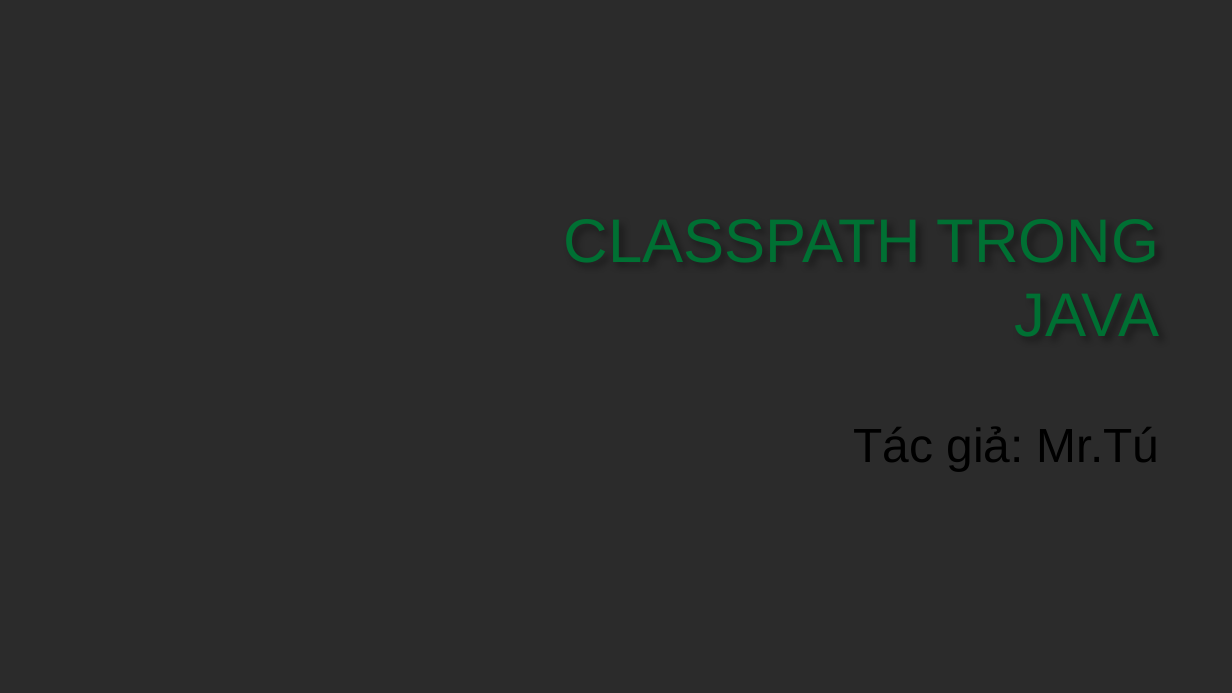
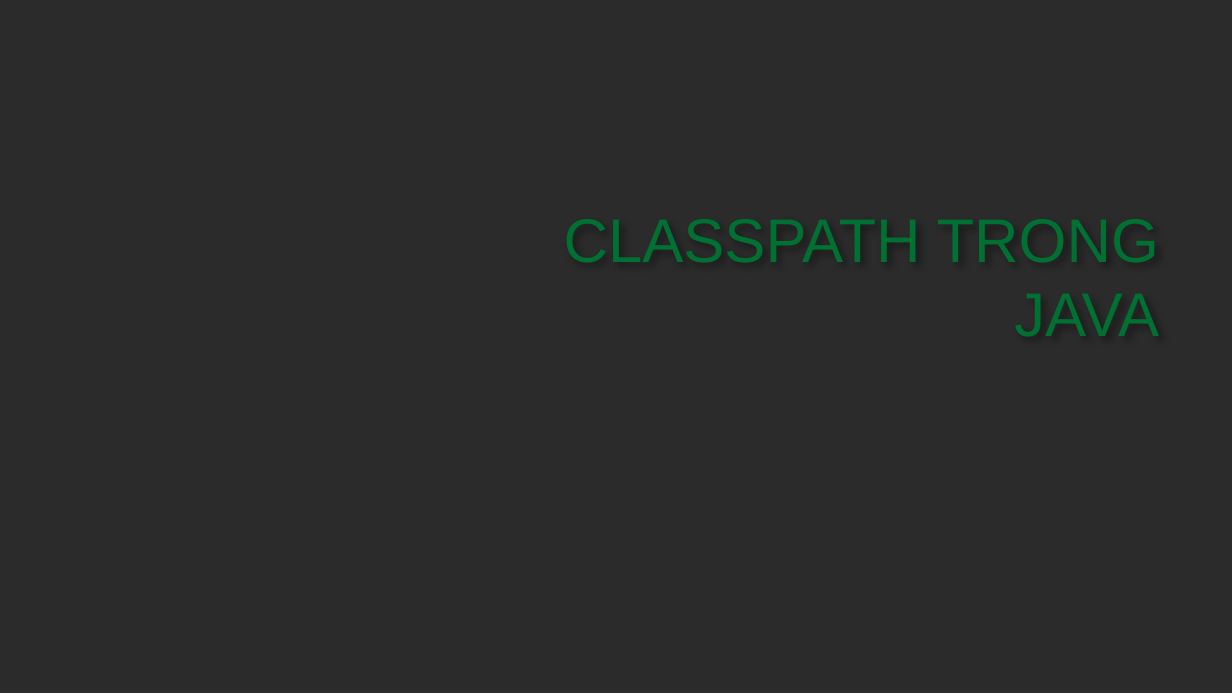
Before and after one commit to tunguyen121212/ConsoleAppClasspath, a slide deck: slide 1 of ClasspathInJava.pptx. Drawn at 1232x693 pixels with LibreOffice and Linux fonts; fonts in the diff are those of the drawing; background and template pictures are left out; a plain dark background stands for a picture behind light text. Boxes give left, top, right and bottom in pixels: in the first picture for what was removed or moved away, otherwise in the second. Text is boxed around its words. In the diff, an @@ line names an element or a change of style, - is before the commit and + after.

```diff
--- a/ClasspathInJava.pptx
+++ b/ClasspathInJava.pptx
@@ subtitle removed at bbox=[853, 427, 1159, 471] @@
-Tác giả: Mr.Tú
```
Also in this commit, not shown: 2 other files.
